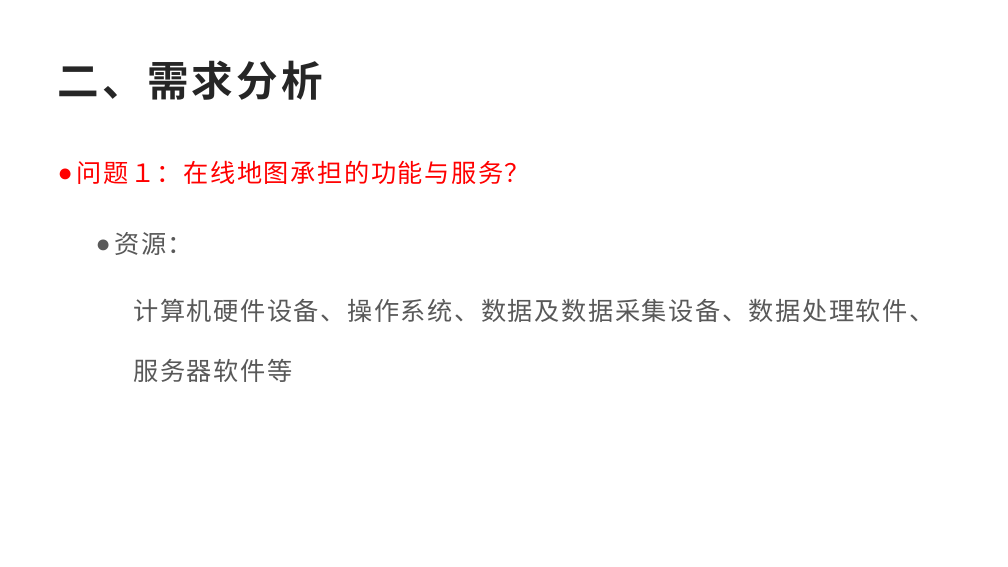
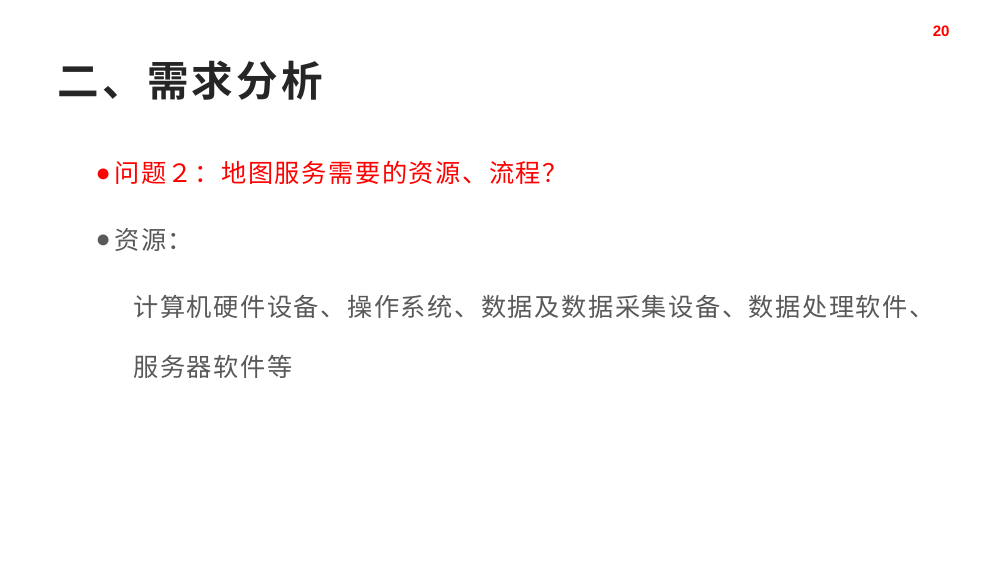
Before and after one commit to pkcile/firstPage, a slide deck: slide 20 of job/gis/download/GIS行业应用-12-28.pptx (slide 19 before the commit). Drawn at 1008x567 pixels with LibreOffice and Linux fonts; fonts in the diff are those of the drawing. Boxes give left, top, right and bottom in pixels: in the first picture for what was removed or moved away, otherwise in the second. Text is boxed around its words. In the diff, an @@ line names an element or a change of style, - is before the commit and + after.

```diff
--- a/job/gis/download/GIS行业应用-12-28.pptx
+++ b/job/gis/download/GIS行业应用-12-28.pptx
@@ page number added at [933,25,950,36], 14.4 pt, text #FF0000, bold @@
+20
@@ text at [114,160,567,184]: text changed @@
-● 问题１：在线地图承担的功能与服务？
+  ● 问题２：地图服务需要的资源、流程？
```
Also in this commit, not shown: 66 other slides changed, 1 slide added, 2 slides removed, 3 other files.
